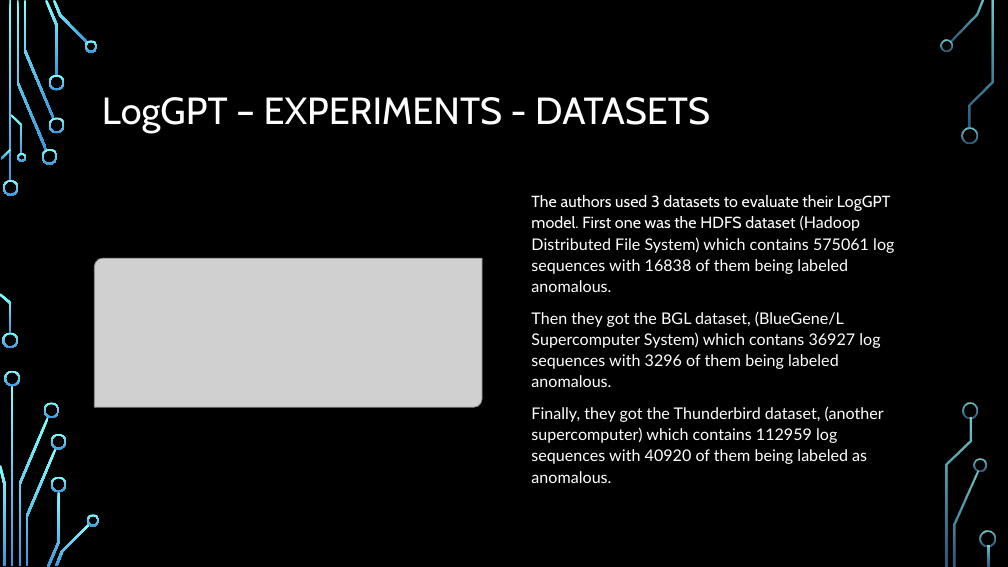
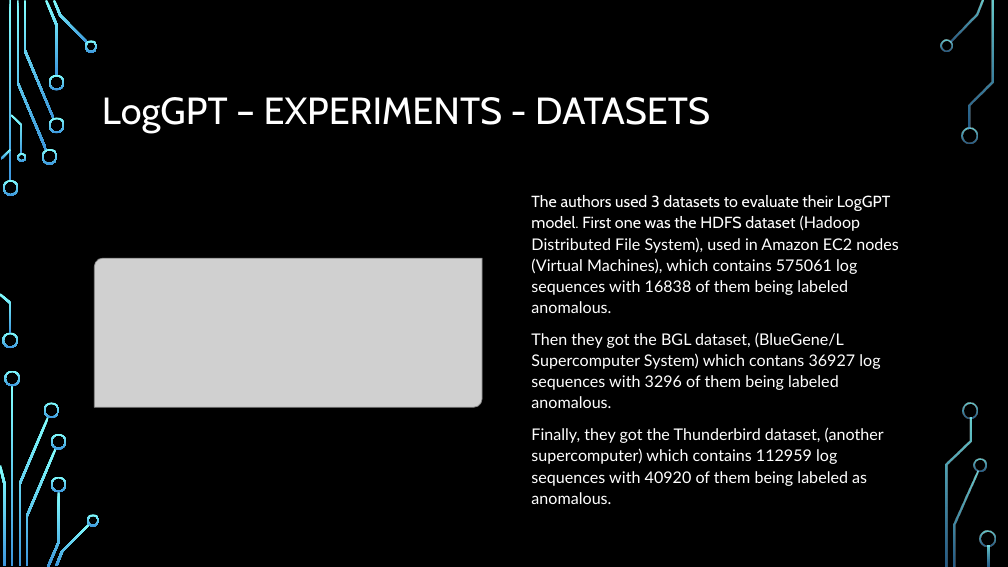
Before and after one commit to JimTsiob/Recommendation-System, a slide deck: slide 12 of paper/LogGPT.pptx. Drawn at 1008x567 pixels with LibreOffice and Linux fonts; fonts in the diff are those of the drawing; grey boxes stand for pictures; background and template pictures are left out. Boxes give left, top, right and bottom in pixels: in the first picture for what was removed or moved away, otherwise in the second. Text is boxed around its words. In the diff, an @@ line names an element or a change of style, - is before the commit and + after.

```diff
--- a/paper/LogGPT.pptx
+++ b/paper/LogGPT.pptx
@@ text at bbox=[531, 195, 899, 313]: text changed @@
-The authors used 3 datasets to evaluate their LogGPT model. First one was the HDFS dataset (Hadoop Distributed File System) which contains 575061 log sequences with 16838 of them being labeled anomalous.
+The authors used 3 datasets to evaluate their LogGPT model. First one was the HDFS dataset (Hadoop Distributed File System), used in Amazon EC2 nodes (Virtual Machines), which contains 575061 log sequences with 16838 of them being labeled anomalous.
```
Also in this commit, not shown: 2 other files.
